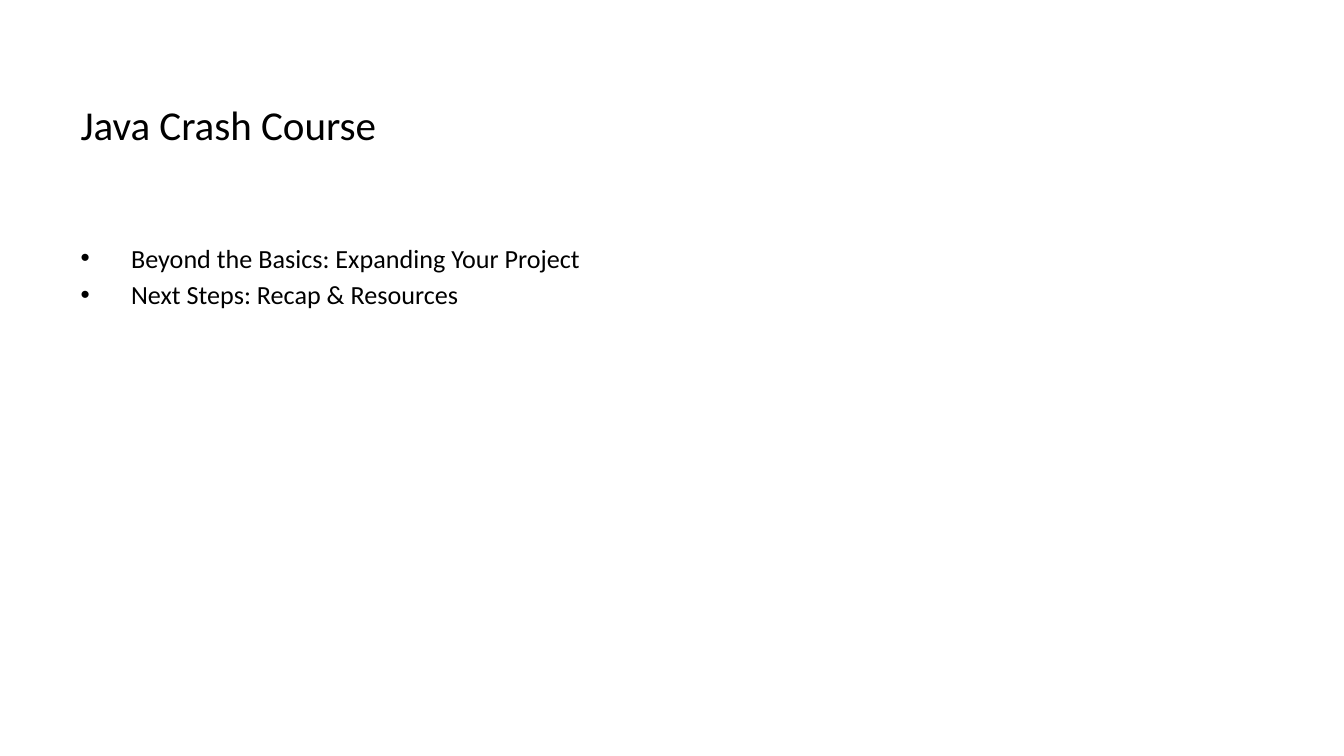
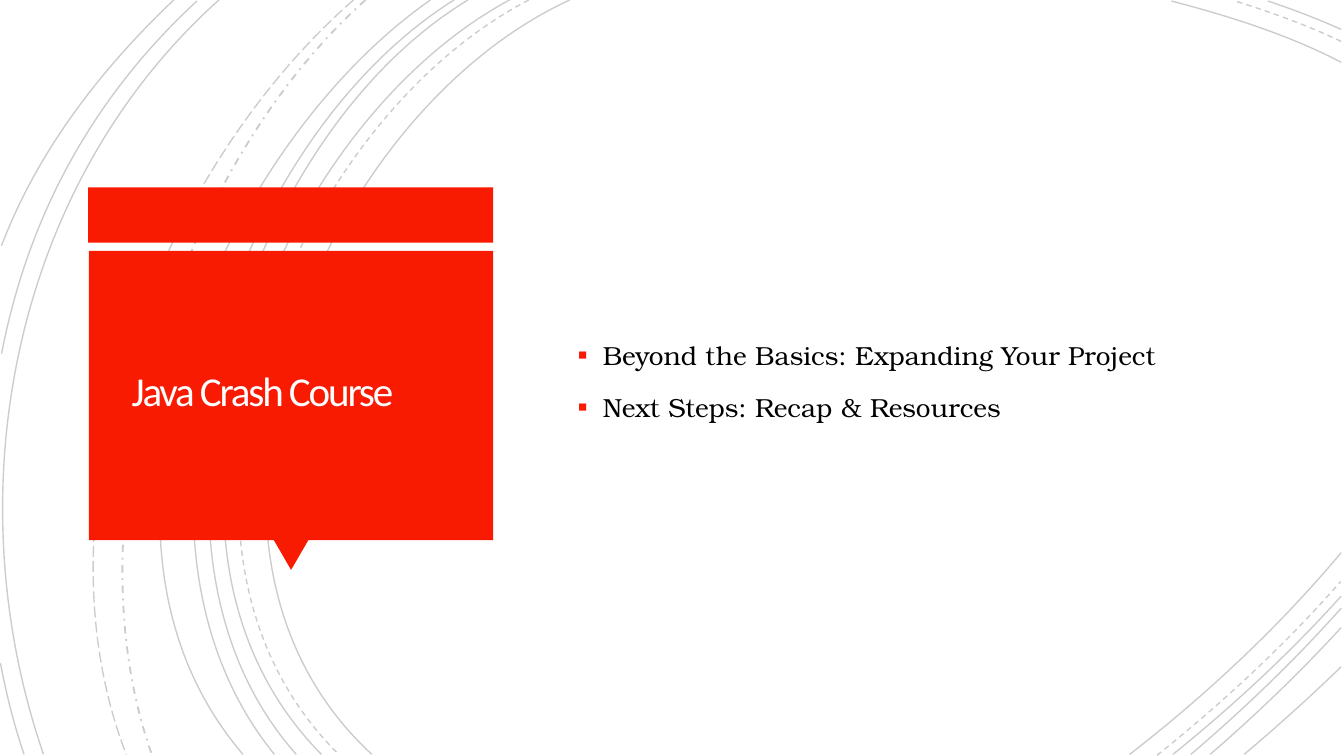
Before and after one commit to arpit3043/PropeersJavaFSBootCamp, a slide deck: slide 3 of Java Programming Crash Course_ Beginner to Intermediate.pptx. Drawn at 1344x756 pixels with LibreOffice and Linux fonts; fonts in the diff are those of the drawing. Boxes give left, top, right and bottom in pixels: in the first picture for what was removed or moved away, otherwise in the second. Text is boxed around its words. In the diff, an @@ line names an element or a change of style, - is before the commit and + after.

```diff
--- a/Java Programming Crash Course_ Beginner to Intermediate.pptx
+++ b/Java Programming Crash Course_ Beginner to Intermediate.pptx
@@ group added at box(0, 0, 1341, 755): 21 freeform shapes @@
@@ text "Beyond the Basics: Expanding Your ...": place and size @@
-text "Beyond the Basics: Expanding Your ..." at box(131, 250, 580, 309)
+text "Beyond the Basics: Expanding Your ..." at box(603, 346, 1155, 423)
@@ text "Beyond the Basics: Expanding Your ..." at box(603, 346, 1155, 423): font Calibri to TeX Gyre Bonum; bullet • to ▪; line spacing 1 to 1.2; more space between paragraphs; vertical alignment top to middle @@
@@ rectangle added at box(89, 187, 493, 242), fill #F81B02 @@
@@ rectangle added at box(89, 251, 493, 540), fill #F81B02 @@
@@ title "Java Crash Course": place and size @@
-title "Java Crash Course" at box(81, 111, 376, 141)
+title "Java Crash Course" at box(132, 377, 393, 407)
@@ title "Java Crash Course" at box(132, 377, 393, 407): text colour #000000 to #FFFEFF, letter spacing 0 to -1.1 pt; line spacing 1 to 0.85 @@
@@ triangle added at box(274, 540, 309, 570), fill #F81B02 @@
```
Also in this commit, not shown: 11 other slides changed, 2 slides added, 2 slides removed.
